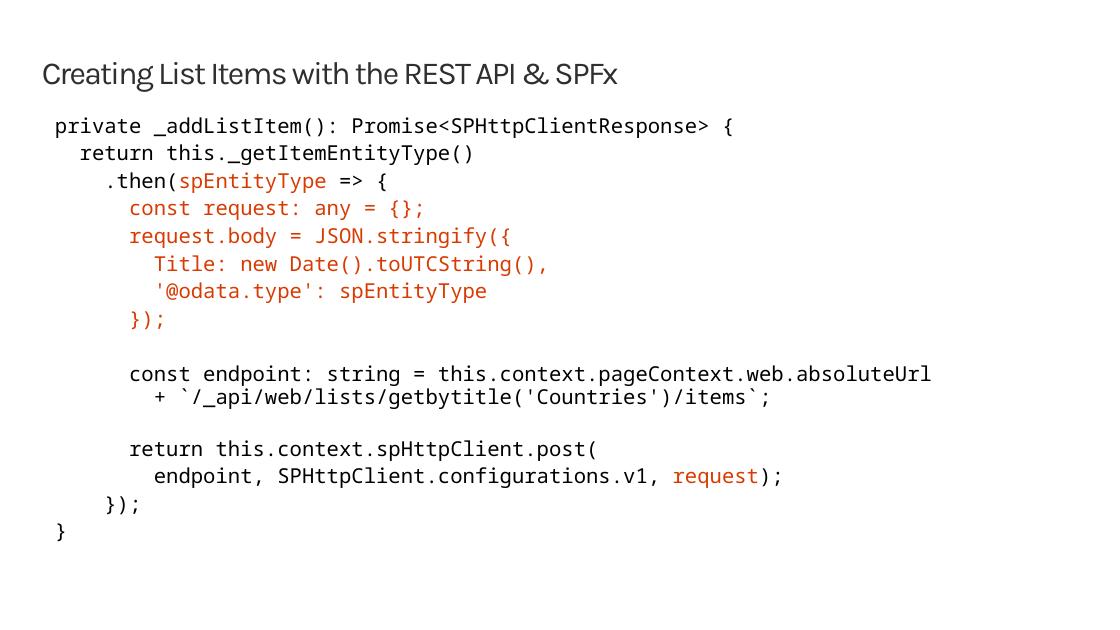
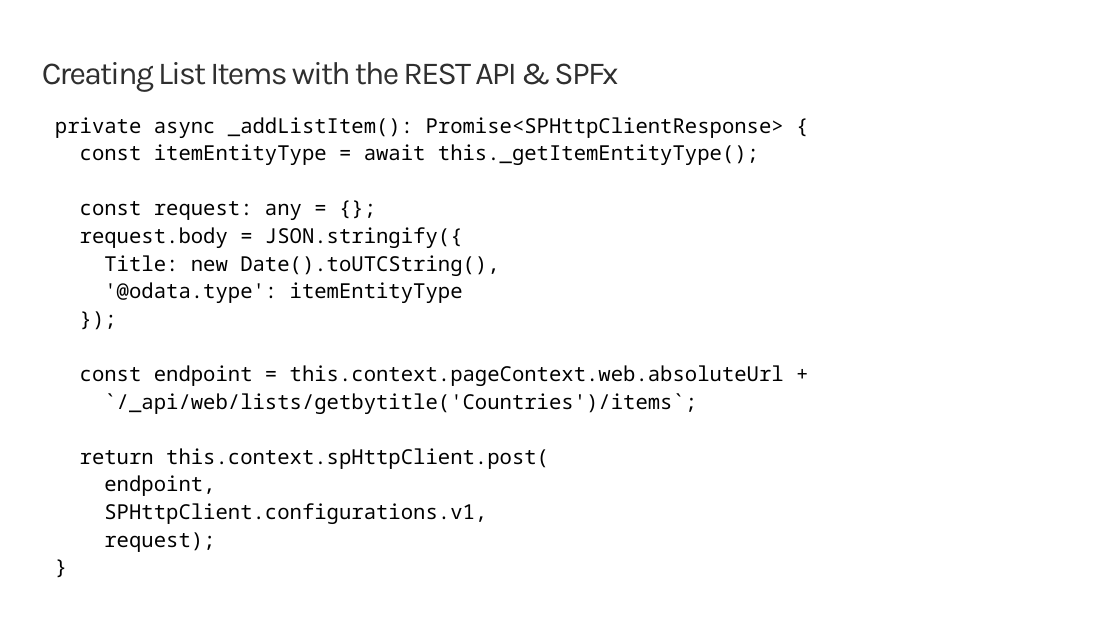
Before and after one commit to SharePoint/sp-dev-training-spfx-spcontent, a slide deck: slide 6 of 02 spfx sprest crud.pptx. Drawn at 1120x630 pixels with LibreOffice and Linux fonts; fonts in the diff are those of the drawing; background and template pictures are left out. Boxes give left, top, right and bottom in pixels: in the first picture for what was removed or moved away, otherwise in the second. Text is boxed around its words. In the diff, an @@ line names an element or a change of style, - is before the commit and + after.

```diff
--- a/02 spfx sprest crud.pptx
+++ b/02 spfx sprest crud.pptx
@@ text at bbox=[55, 117, 784, 165]: text changed @@
-private _addListItem(): Promise<SPHttpClientResponse> {
-return this._getItemEntityType()
-.then(spEntityType => {
+private async _addListItem(): Promise<SPHttpClientResponse> {
+const itemEntityType = await this._getItemEntityType();
@@ text at bbox=[80, 201, 499, 276]: text colour #D83B01 to #000000 in "const request: any = {};", "request.body = JSON.stringify({", "Title: new Date().toUTCString(),", "});" @@
@@ text at bbox=[104, 282, 463, 303]: text changed; text colour #D83B01 to #000000 @@
-'@odata.type': spEntityType
+'@odata.type': itemEntityType
@@ text at bbox=[80, 365, 784, 414]: text changed @@
-const endpoint: string = this.context.pageContext.web.absoluteUrl
-+ `/_api/web/lists/getbytitle('Countries')/items`;
+const endpoint = this.context.pageContext.web.absoluteUrl +
+`/_api/web/lists/getbytitle('Countries')/items`;
@@ text at bbox=[104, 475, 487, 552]: text changed @@
-endpoint, SPHttpClient.configurations.v1, request);
-});
+endpoint,
+SPHttpClient.configurations.v1,
+request);
```
Also in this commit, not shown: 3 other slides changed, 49 other files.
